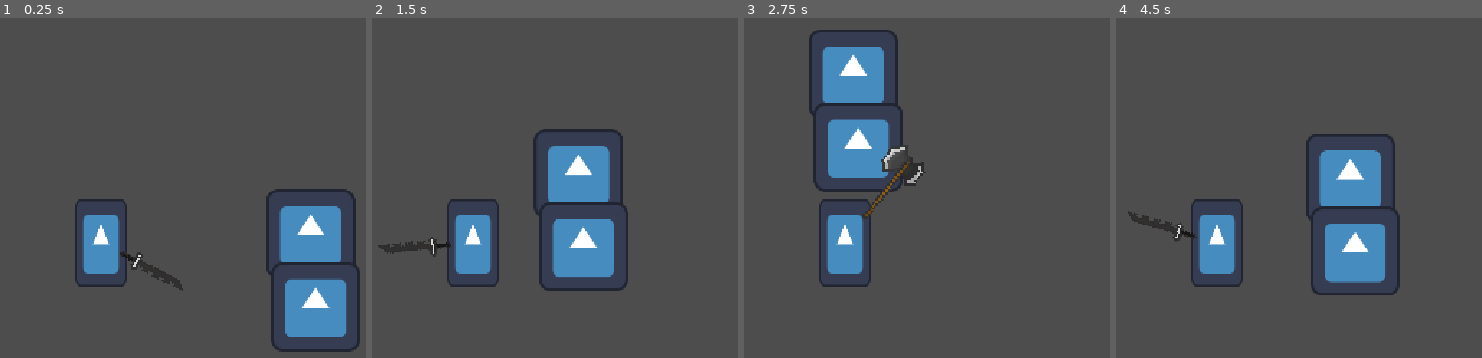
Above: before the commit, frames 1-4 (left to right).
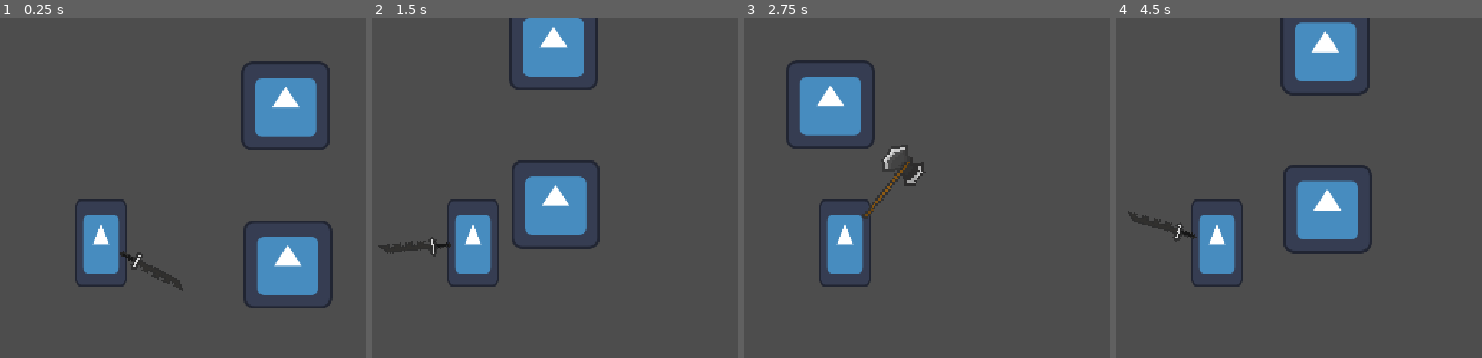
Above: after the commit, the same moments.

Repository: nextPixellabs7/Boceto1
Game: Godot game, scene res://Escenas/main.tscn
The game is run twice, just before and just after one commit, with the same random seed, the same clock (stepped at 60 frames per second) and the same inputs. The engine's default icon, where the game draws it, is replaced by a stand-in: a white triangle on a blue panel in a dark square.
Inputs (mouse positions are in pixels of both pictures, inside the frame that each line leads up to):
- Up to frame 1 (0.25 s): no input
- Up to frame 2 (1.5 s): tap Enter at 0.5 s; move the mouse to (650, 222) at 0.52 s; hold D (move_right) 0.53-1.28 s; click (650, 222) at 0.6 s; move the mouse to (outside the picture) at 1.27 s; hold S (move_down) from 1.28 s (still down); tap Ctrl (dodge) at 1.35 s
- Up to frame 3 (2.75 s): move the mouse to (923, 143) at 2.02 s; release S (move_down) at 2.03 s; hold D (move_right) from 2.03 s (still down); tap 3 (weapon_axe) at 2.1 s
- Up to frame 4 (4.5 s): move the mouse to (1178, 334) at 2.77 s; release D (move_right) at 2.78 s; hold W (move_up) 2.78-3.53 s; tap 2 (weapon_dagger) at 2.85 s; move the mouse to (1456, 310) at 3.52 s; hold A (move_left) from 3.53 s (still down); tap 1 (weapon_sword) at 3.6 s; move the mouse to (outside the picture) at 4.27 s; click (outside the picture) at 4.35 s

The runs differ from the first frame. In frame 1, 12% of the frame differs, in the area x 65-99%, y 12-99%; in frame 2, 11%; in frame 3, 7.6%; in frame 4, 12%.

Commit message:
test de daño

Diff:
--- a/Escenas/dummy.tscn
+++ b/Escenas/dummy.tscn
@@ -6,8 +6,12 @@
 [sub_resource type="RectangleShape2D" id="RectangleShape2D_g4v7s"]
 size = Vector2(127, 126)
 
+[sub_resource type="RectangleShape2D" id="RectangleShape2D_yf5fn"]
+size = Vector2(90, 83)
+
 [node name="Dummy" type="CharacterBody2D" unique_id=459626527]
 z_index = 2
+collision_layer = 2
 script = ExtResource("1_tklkt")
 
 [node name="Sprite2D" type="Sprite2D" parent="." unique_id=1772898265]
@@ -16,3 +20,11 @@
 [node name="CollisionShape2D" type="CollisionShape2D" parent="." unique_id=481451373]
 position = Vector2(-0.5, 0)
 shape = SubResource("RectangleShape2D_g4v7s")
+
+[node name="DamageArea" type="Area2D" parent="." unique_id=651380512]
+position = Vector2(-0.5, 0)
+collision_layer = 2
+
+[node name="CollisionShape2D" type="CollisionShape2D" parent="DamageArea" unique_id=185539453]
+position = Vector2(-0.5, -0.5)
+shape = SubResource("RectangleShape2D_yf5fn")
--- a/Escenas/main.tscn
+++ b/Escenas/main.tscn
@@ -10,8 +10,10 @@
 
 [node name="Camera2D" type="Camera2D" parent="Player" unique_id=1429261268]
 
-[node name="Dummy" parent="." unique_id=840180630 instance=ExtResource("48_3xwt8")]
-position = Vector2(302, -13)
+[node name="Dummy" parent="." unique_id=459626527 instance=ExtResource("48_3xwt8")]
+position = Vector2(269, 31)
+collision_layer = 2
 
-[node name="Dummy2" parent="." unique_id=459626527 instance=ExtResource("48_3xwt8")]
-position = Vector2(309, 92)
+[node name="Dummy2" parent="." unique_id=1355668876 instance=ExtResource("48_3xwt8")]
+position = Vector2(266, -197)
+collision_layer = 2
--- a/Escenas/player.tscn
+++ b/Escenas/player.tscn
@@ -11,7 +11,7 @@
 height = 126.0
 
 [node name="Player" type="CharacterBody2D" unique_id=2052637104]
-z_index = 1
+z_index = 2
 motion_mode = 1
 script = ExtResource("1_i8vih")
 
--- a/scripts/dummy.gd
+++ b/scripts/dummy.gd
@@ -1,15 +1,61 @@
 extends CharacterBody2D
 
 @export var health: int = 100
+@export var contact_damage: int = 10
+@export var damage_cooldown: float = 0.8
+
+@onready var damage_area: Area2D = $DamageArea
+
+var can_damage: bool = true
 
 
+func _ready():
+	damage_area.body_entered.connect(_onDamageAreaBodyEntered)
+
+
+# =========================
+# PLAYER ENTRA AL AREA
+func _onDamageAreaBodyEntered(body):
+
+	print("ENTRÓ AL DAMAGE AREA: ", body.name)
+
+	if body.is_in_group("player"):
+		print("ES EL PLAYER")
+
+		if body.has_method("_takedamage"):
+			print("EL PLAYER TIENE TAKEDAMAGE")
+			_damagePlayer(body)
+
+# =========================
+# HACER DAÑO
+
+func _damagePlayer(body):
+
+	if not can_damage:
+		return
+
+	can_damage = false
+
+	print("DUMMY ATACÓ AL PLAYER")
+
+	body._takedamage(contact_damage)
+
+	await get_tree().create_timer(damage_cooldown).timeout
+
+	can_damage = true
+
+
+# =========================
+# RECIBIR DAÑO
+
 func _takedamage(damage: int):
-	print("RECIBÍ DAÑO: ", damage)
+
+	print("DUMMY RECIBIÓ DAÑO: ", damage)
 
 	health -= damage
 
-	print("VIDA RESTANTE: ", health)
+	print("VIDA DEL DUMMY: ", health)
 
 	if health <= 0:
-		print("ENEMIGO MUERTO")
+		print("DUMMY MUERTO")
 		queue_free()
